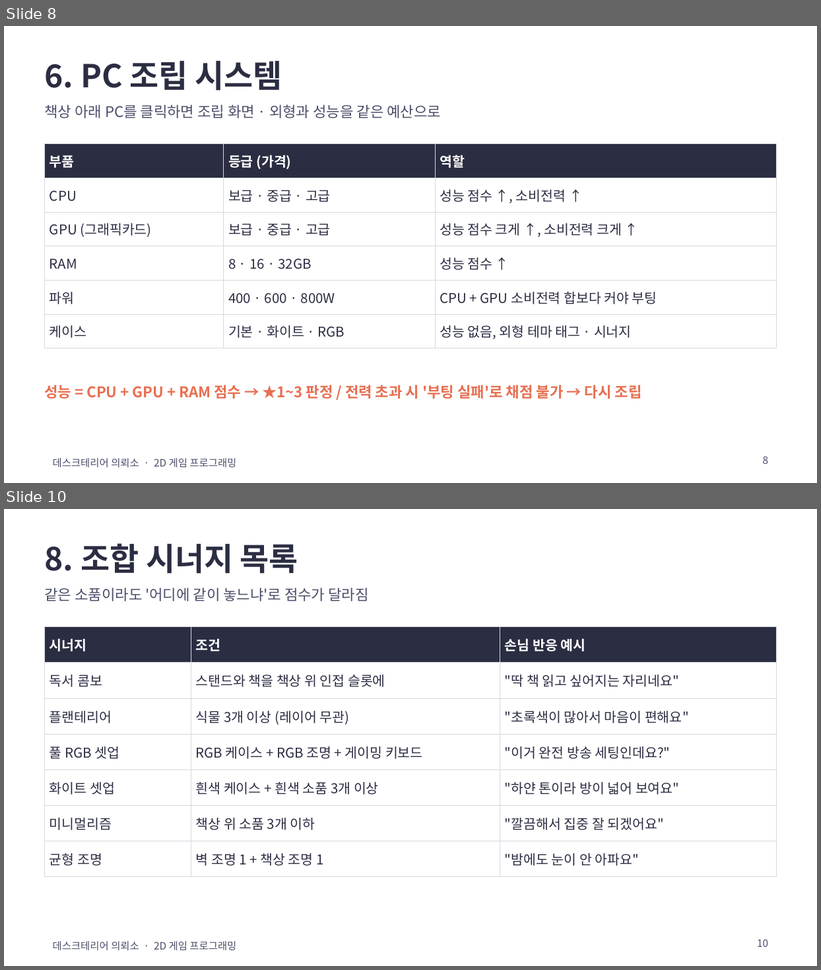
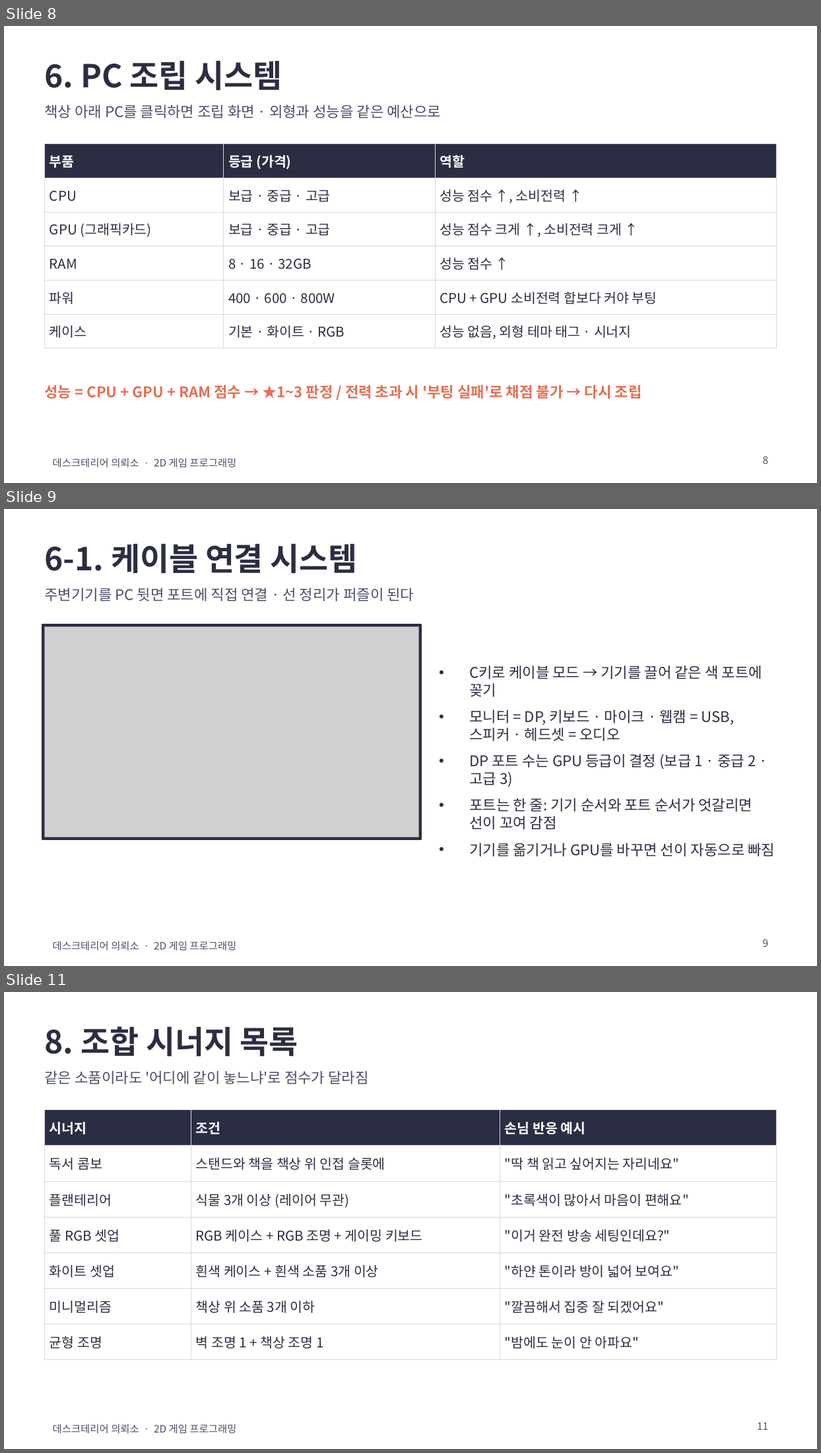
Before and after one commit to gladinoo/2DGAMEPROJECT, a slide deck: docs/데스크테리어의뢰소_기획서.pptx. Shown one above the other, each under a label of ours: slides 8 and 10 before the commit, slides 8, 9 and 11 after it; the slides between them are not shown. The pictures are 821x970 and 821x1453 pixels, drawn with LibreOffice and Linux fonts; fonts in the diff are those of the drawing; grey boxes stand for pictures. Boxes give left, top, right and bottom in pixels: in the first picture for what was removed or moved away, otherwise in the second. Text is boxed around its words. In the diff, an @@ line names an element or a change of style, - is before the commit and + after.

```diff
--- a/docs/데스크테리어의뢰소_기획서.pptx
+++ b/docs/데스크테리어의뢰소_기획서.pptx
@@ slide 9 added at [4,509,817,966], background #FFFFFF; not listed: 1 template element that a slide beside it also shows @@
@@ text added at [45,543,358,574], 28 pt, text #2B2D42, bold @@
+6-1. 케이블 연결 시스템
@@ text added at [45,588,414,601], 13 pt, text #4A4E69 @@
+주변기기를 PC 뒷면 포트에 직접 연결 · 선 정리가 퍼즐이 된다
@@ rectangle added at [42,625,421,840], fill #2B2D42, outline #2B2D42 1 pt @@
@@ picture added at [45,627,418,838] @@
@@ text added at [469,665,775,857], 13 pt, text #2B2D42 @@
+• C키로 케이블 모드 → 기기를 끌어 같은 색 포트에 꽂기
+• 모니터 = DP, 키보드 · 마이크 · 웹캠 = USB, 스피커 · 헤드셋 = 오디오
+• DP 포트 수는 GPU 등급이 결정 (보급 1 · 중급 2 · 고급 3)
+• 포트는 한 줄: 기기 순서와 포트 순서가 엇갈리면 선이 꼬여 감점
+• 기기를 옮기거나 GPU를 바꾸면 선이 자동으로 빠짐
@@ page number added at [763,939,769,947], 9 pt, text #4A4E69 @@
+9
@@ what was slide 10 is now slide 11 @@
@@ page number at [757,1422,768,1430]: text changed @@
-10
+11
```
Also in this commit, not shown: 1 slide changed, 1 other file.
